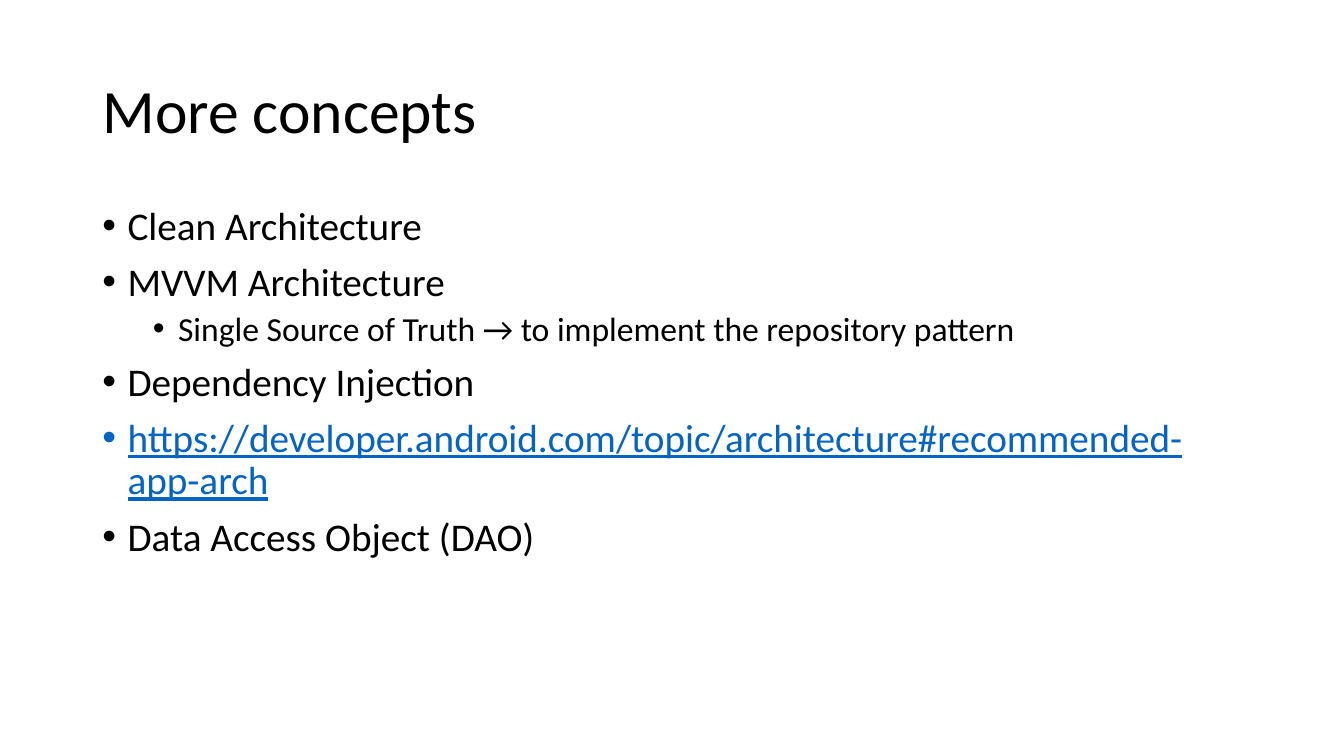
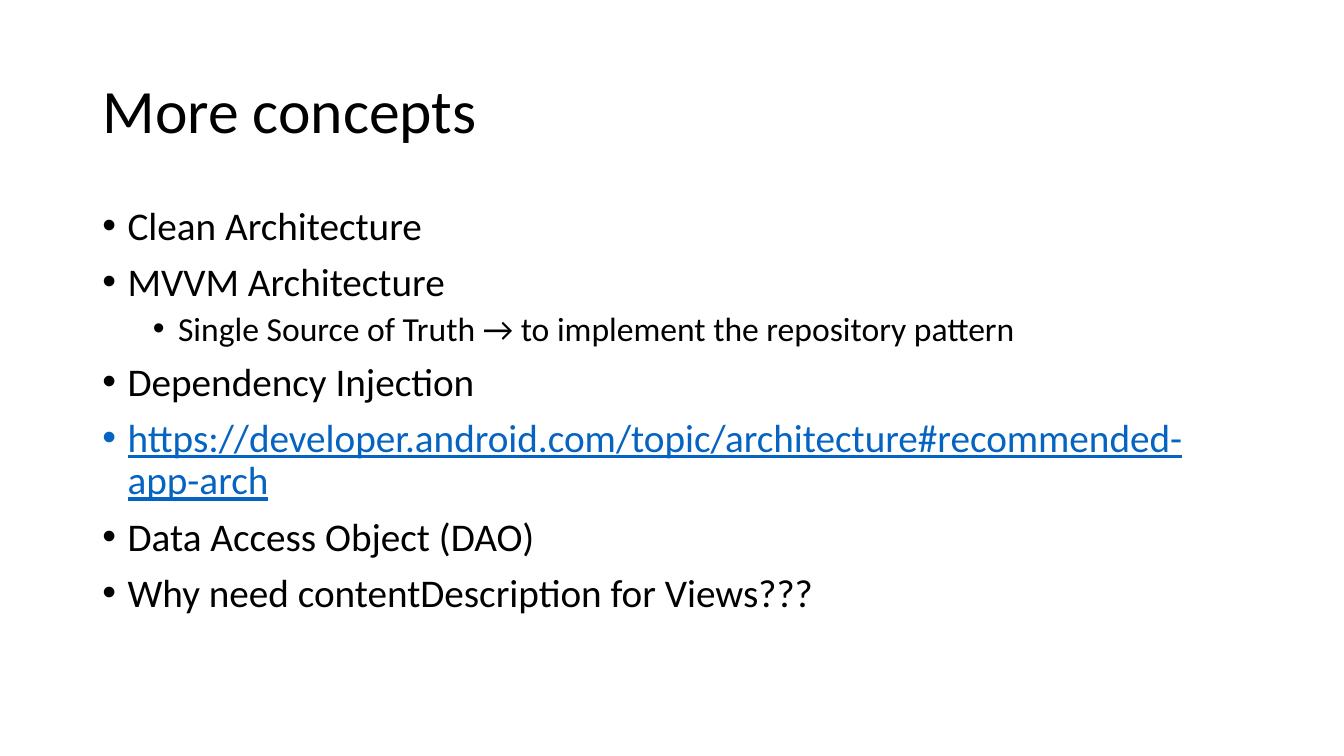
Before and after one commit to joellecorliss/Associate-Android-Developer, a slide deck: slide 31 of Android Basics in Kotlin.pptx (slide 11 before the commit). Drawn at 1344x756 pixels with LibreOffice and Linux fonts; fonts in the diff are those of the drawing. Boxes give left, top, right and bottom in pixels: in the first picture for what was removed or moved away, otherwise in the second. Text is boxed around its words. In the diff, an @@ line names an element or a change of style, - is before the commit and + after.

```diff
--- a/Android Basics in Kotlin.pptx
+++ b/Android Basics in Kotlin.pptx
@@ text at box(128, 579, 813, 614): paragraph added @@
+• Why need contentDescription for Views???
```
Also in this commit, not shown: 2 other slides changed, 15 slides added.
